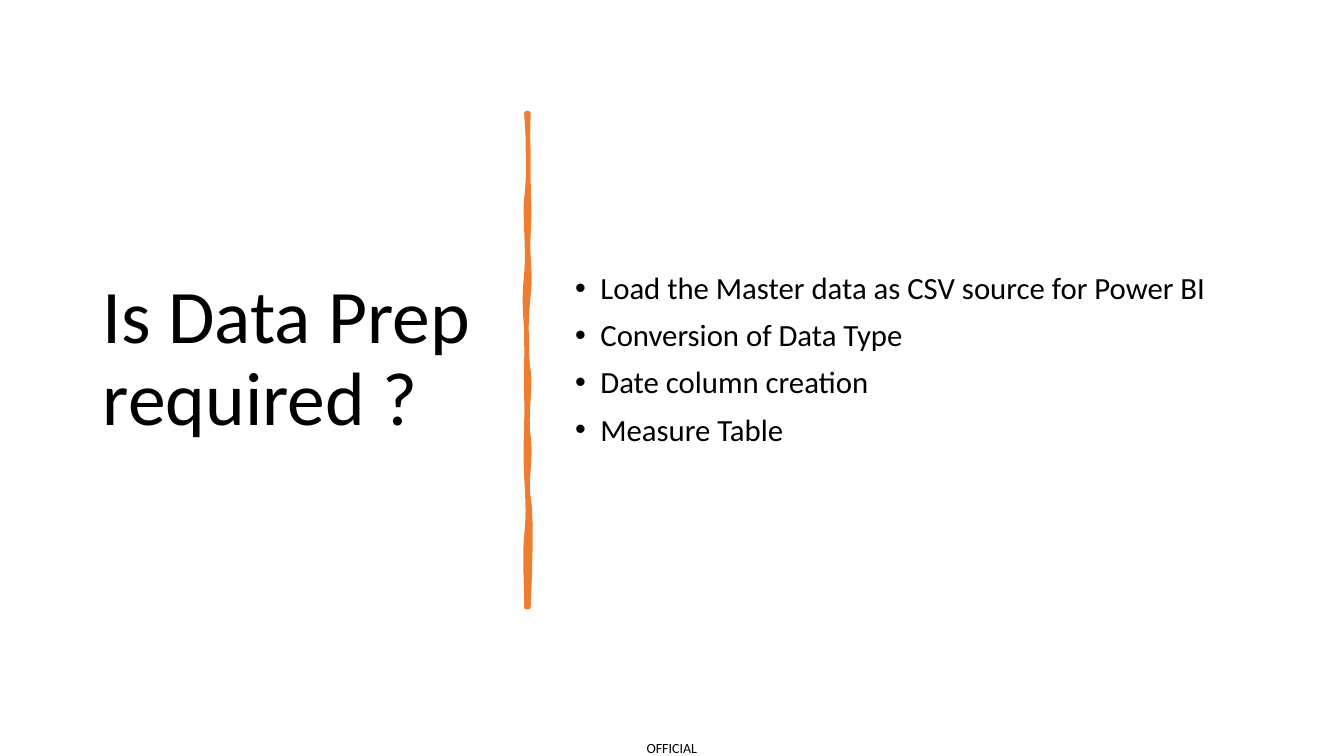
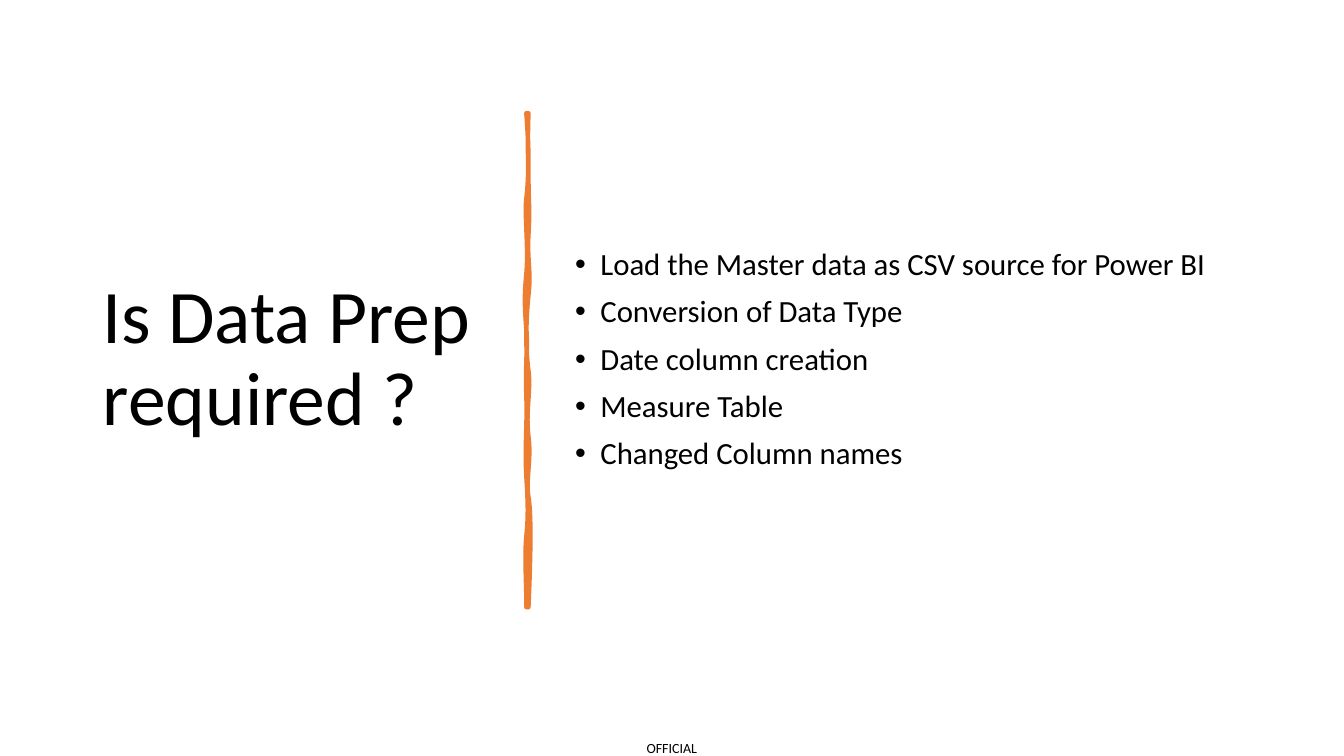
Before and after one commit to parvathiDash/NSWEducationDataModelling, a slide deck: slide 3 of analysis/analysis-evidence/NSW School Analysis.pptx. Drawn at 1344x756 pixels with LibreOffice and Linux fonts; fonts in the diff are those of the drawing. Boxes give left, top, right and bottom in pixels: in the first picture for what was removed or moved away, otherwise in the second. Text is boxed around its words. In the diff, an @@ line names an element or a change of style, - is before the commit and + after.

```diff
--- a/analysis/analysis-evidence/NSW School Analysis.pptx
+++ b/analysis/analysis-evidence/NSW School Analysis.pptx
@@ text at bbox=[600, 442, 903, 470]: paragraph added @@
+• Changed Column names
```
